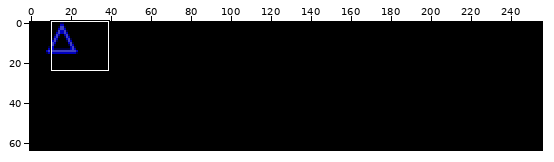
Edited in one commit: sprite sheet (data/img/sprites.png). Above, an overview of the earlier version with the close-up marked.
Close-up. Before the edit:
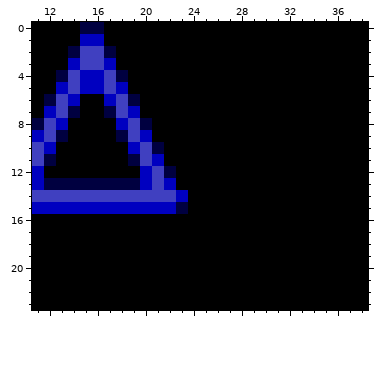
The file is 256x64 pixels. Shown: x 11..38, y 0..23.
Once edited:
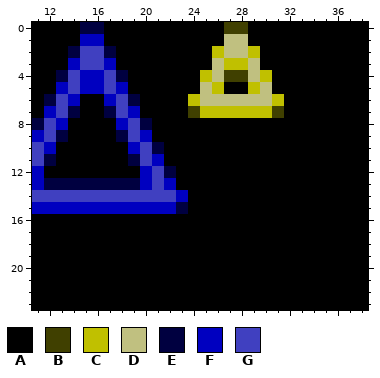
Palette (. is transparent): A #000000  B #404000  C #c0c000  D #c0c080  E #000040  F #0000c0  G #4040c0
Difference:
The edit turns colour A into colour B in row 0 at x 27 to 28; in row 4 at x 27 to 28; in row 7 at x 24 and 31.
The edit turns colour A into colour C in row 2 at x 26 and 29; in row 3 at x 27 to 28; in row 4 at x 25 and 30; in row 5 at x 26 and 29; in row 6 at x 24 and 31; in row 7 at x 25 to 30.
The edit turns colour A into colour D in rows 1 to 2 at x 27 to 28; in rows 3 to 4 at x 26 and 29; in row 5 at x 25 and 30; in row 6 at x 25 to 30.
Where, in picture pixels (left, top, right, bottom), the same in both close-ups:
changed: (188, 22, 284, 118)
